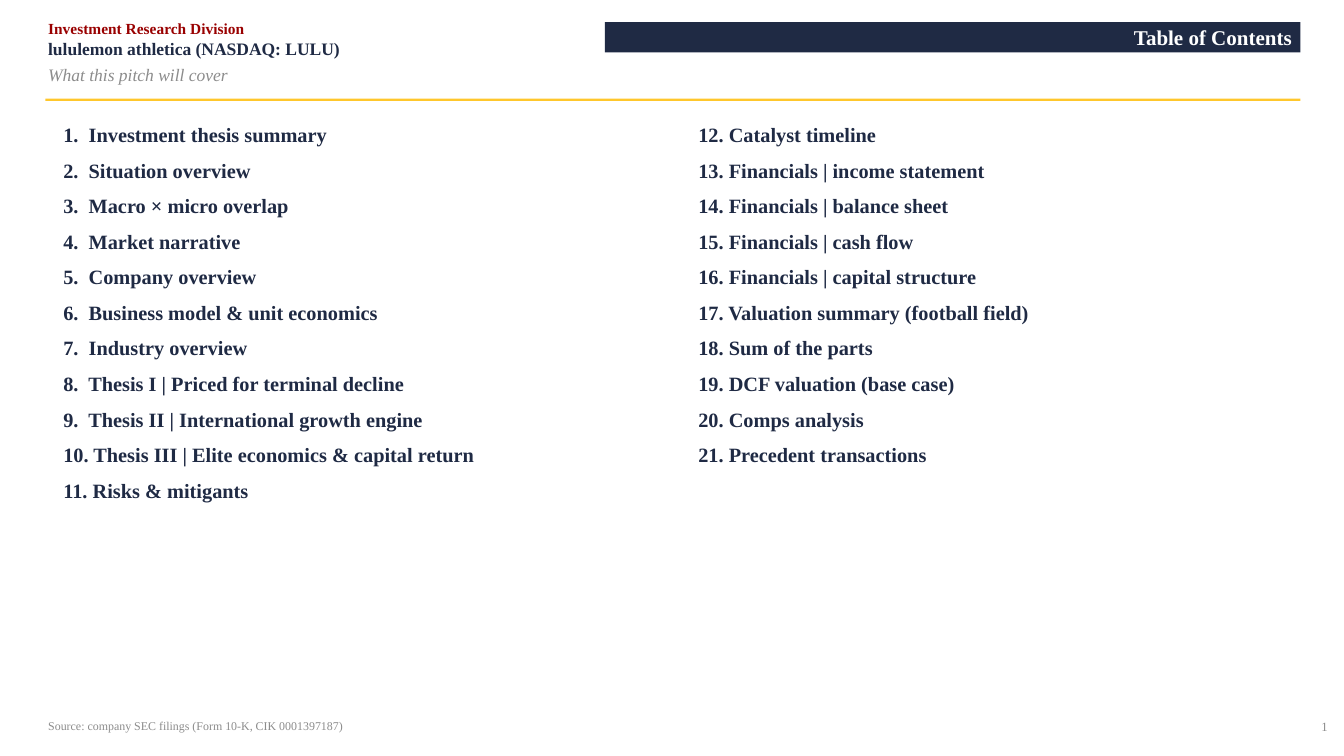
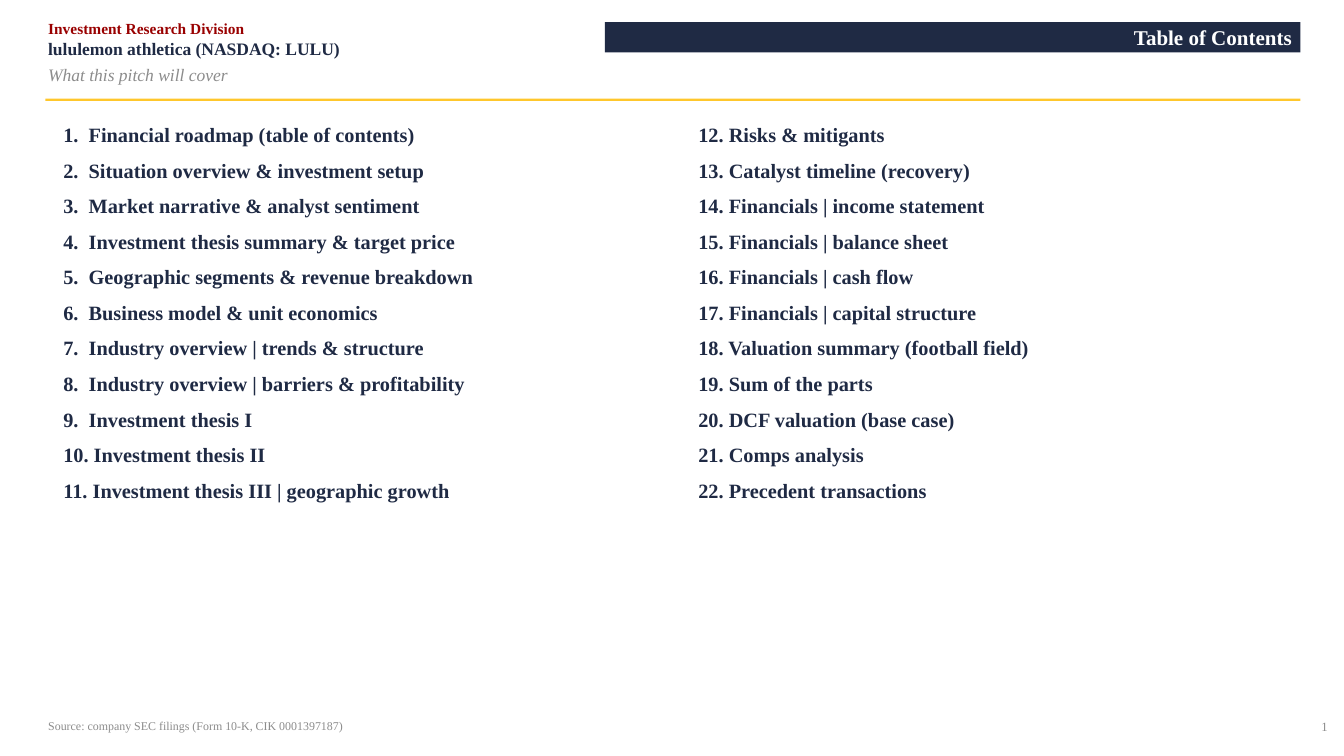
Before and after one commit to vengeanceaiUSC/RM, a slide deck: slide 2 of LULU/LULU_Investment_Pitch_Deck.pptx. Drawn at 1344x756 pixels with LibreOffice and Linux fonts; fonts in the diff are those of the drawing. Boxes give left, top, right and bottom in pixels: in the first picture for what was removed or moved away, otherwise in the second. Text is boxed around its words. In the diff, an @@ line names an element or a change of style, - is before the commit and + after.

```diff
--- a/LULU/LULU_Investment_Pitch_Deck.pptx
+++ b/LULU/LULU_Investment_Pitch_Deck.pptx
@@ text at box(63, 127, 473, 289): text changed @@
-1. Investment thesis summary
-2. Situation overview
-3. Macro × micro overlap
-4. Market narrative
-5. Company overview
+1. Financial roadmap (table of contents)
+2. Situation overview & investment setup
+3. Market narrative & analyst sentiment
+4. Investment thesis summary & target price
+5. Geographic segments & revenue breakdown
@@ text at box(698, 128, 1028, 499): text changed @@
-12. Catalyst timeline
-13. Financials | income statement
-14. Financials | balance sheet
-15. Financials | cash flow
-16. Financials | capital structure
-17. Valuation summary (football field)
-18. Sum of the parts
-19. DCF valuation (base case)
-20. Comps analysis
-21. Precedent transactions
+12. Risks & mitigants
+13. Catalyst timeline (recovery)
+14. Financials | income statement
+15. Financials | balance sheet
+16. Financials | cash flow
+17. Financials | capital structure
+18. Valuation summary (football field)
+19. Sum of the parts
+20. DCF valuation (base case)
+21. Comps analysis
+22. Precedent transactions
@@ text at box(63, 341, 465, 502): text changed @@
-7. Industry overview
-8. Thesis I | Priced for terminal decline
-9. Thesis II | International growth engine
-10. Thesis III | Elite economics & capital return
-11. Risks & mitigants
+7. Industry overview | trends & structure
+8. Industry overview | barriers & profitability
+9. Investment thesis I
+10. Investment thesis II
+11. Investment thesis III | geographic growth
```
Also in this commit, not shown: 10 other slides changed, 12 slides added, 11 slides removed, 2 other files.
